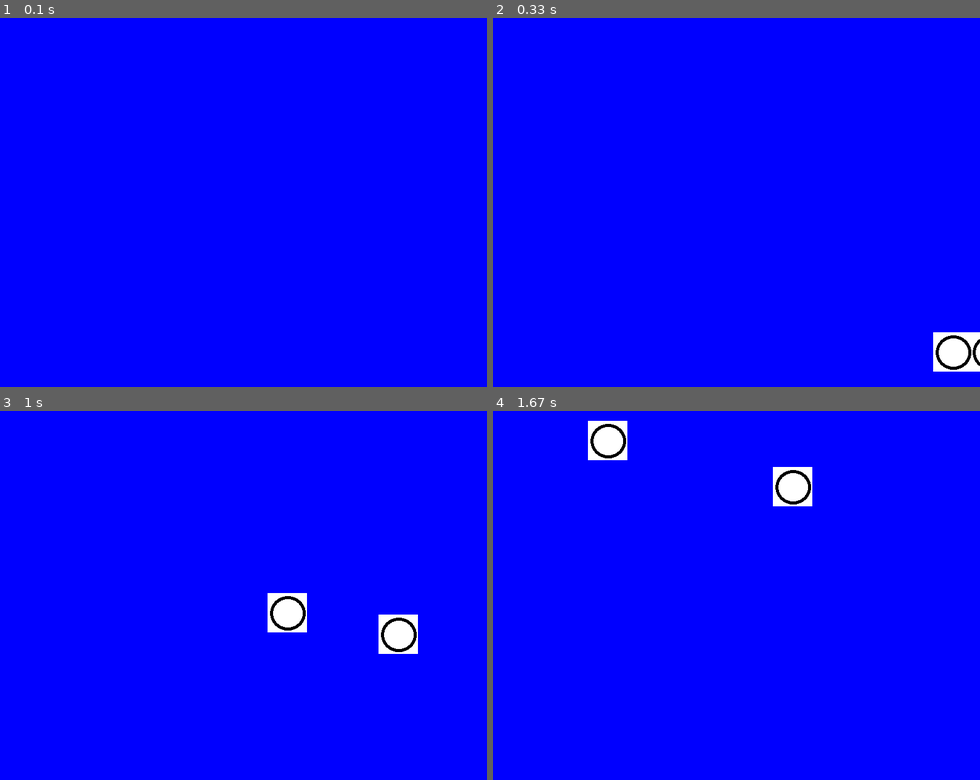
Above: before the commit, frames 1-4 (two rows, left to right).
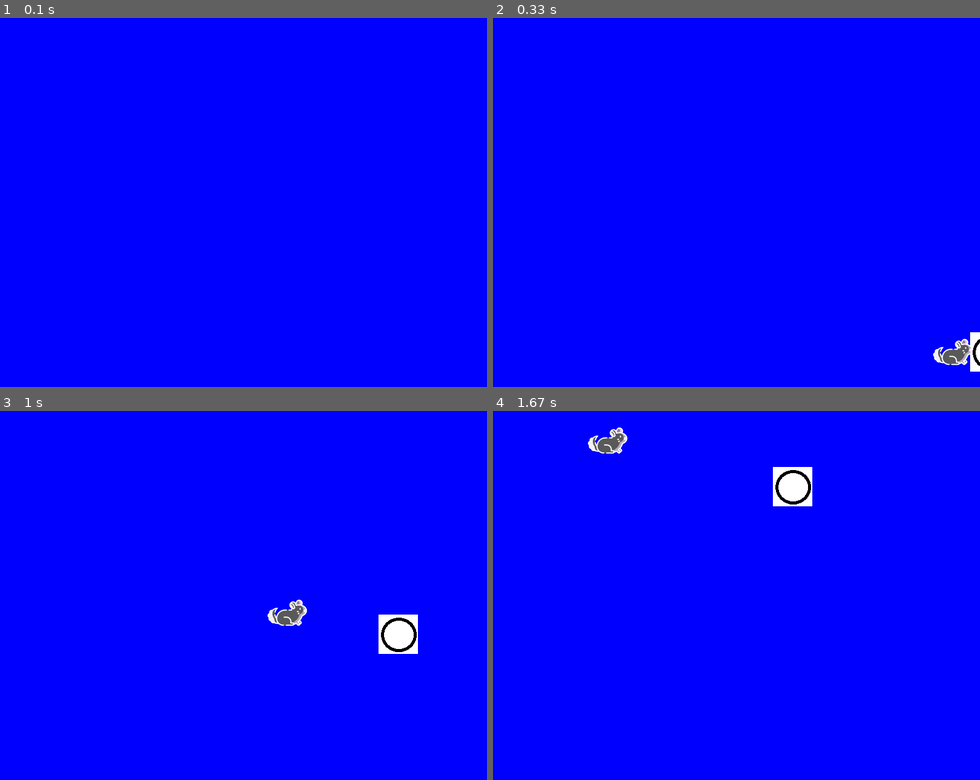
Above: after the commit, the same moments.

Repository: shavhp/WP1-CHILLASHOOTS
Game: pygame game, started from Eerste_week_oefenen1/stepbystep.py
Two runs of this game, one before a commit and one after it. Both use one fixed random seed, a clock stepped at 60 frames per second and the inputs below.
Inputs:
- Up to frame 1 (0.1 s): no input
- Up to frame 2 (0.33 s): no input
- Up to frame 3 (1 s): no input
- Up to frame 4 (1.67 s): no input

Frame 1 is identical in both runs. In frame 2, 0.8% of the frame differs, in the area x 90-99%, y 85-96%; in frame 3, 0.8%, in the area x 54-64%, y 49-60%; in frame 4, 0.8%.

Commit message:
Update: Changed the image of the new enemy type.

Diff:
--- a/Eerste_week_oefenen1/enemy.py
+++ b/Eerste_week_oefenen1/enemy.py
@@ -56,7 +56,7 @@
             self,
             enemy_speed_x=6,
             enemy_speed_y=6,
-            enemy_image="../images/test.png",
+            enemy_image="../images/chinchilla_sprite_light.png",
             x_start=400,
             y_start=300,
     ):
@@ -64,6 +64,7 @@
         super().__init__()
         self.enemy_speed_x = enemy_speed_x + 1
         self.enemy_speed_y = enemy_speed_y + 1
+        self.image = pygame.image.load(enemy_image).convert_alpha()
 
 
 print("Enemy Module Successfully Loaded.")
